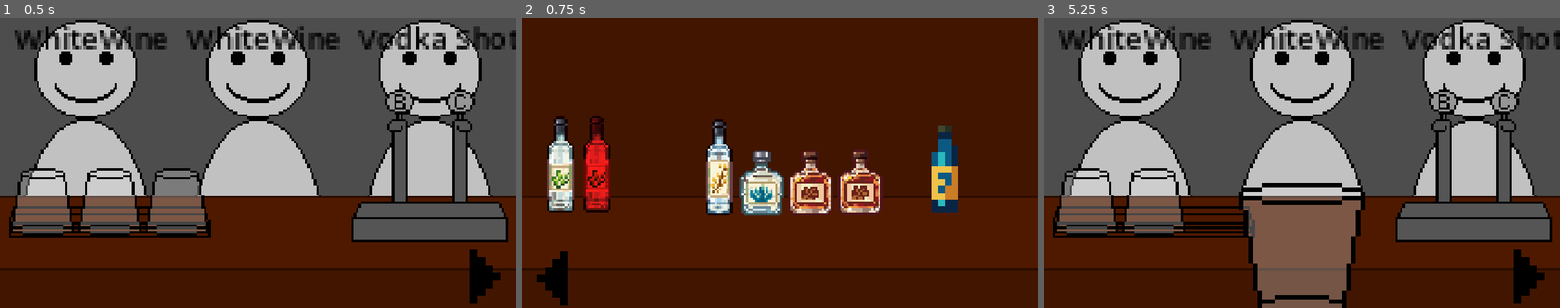
Above: before the commit, frames 1-3 (left to right).
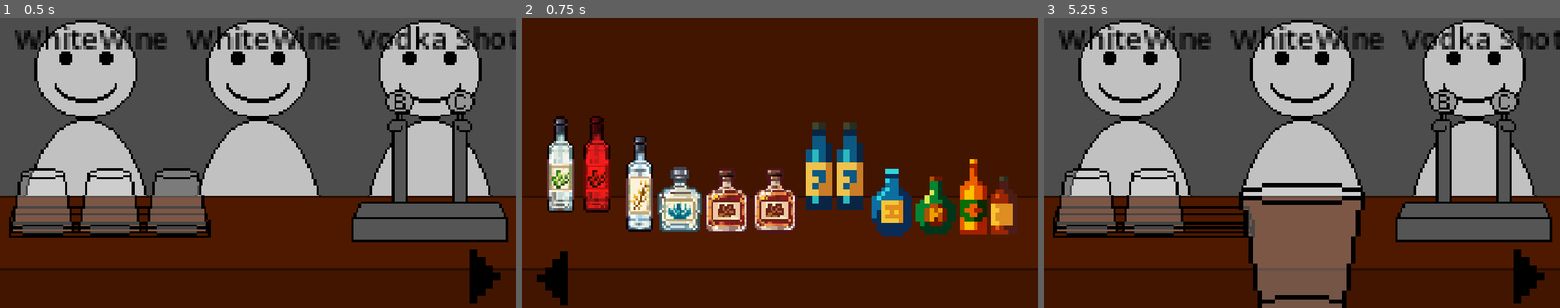
Above: after the commit, the same moments.

Repository: MJw0lf/ShiftGameJam
Game: Godot game, scene res://Scenes/test_scene.tscn
Two runs of this game, one before a commit and one after it. Both use one fixed random seed, a clock stepped at 60 frames per second and the inputs below. The project has no main scene, so this scene is started directly.
Inputs (mouse positions are in pixels of both pictures, inside the frame that each line leads up to):
- Up to frame 1 (0.5 s): no input
- Up to frame 2 (0.75 s): click (1007, 276) at 0.5 s
- Up to frame 3 (5.25 s): click (1074, 279) at 1.25 s; click (1529, 276) at 2 s; click (1074, 279) at 2.75 s; click (1529, 276) at 3.5 s; click (1074, 279) at 4.25 s; tap Enter (ui_accept) at 5 s; move the mouse to (1152, 203) at 5.02 s; click (1152, 203) at 5.1 s

Frame 1 is identical in both runs. In frame 2, 16% of the frame differs, in the area x 20-96%, y 34-76%; in frame 3, nothing differs.

Commit message:
Alcohol and mixers all added

Diff:
--- /dev/null
+++ b/Objects/Alcohol/cola.tscn
@@ -0,0 +1,41 @@
+[gd_scene format=3 uid="uid://dpi08wougng0e"]
+
+[ext_resource type="Texture2D" uid="uid://pfekhb4w7uec" path="res://Textures/Placeholder/Alcohol/Liquor Bottle 7.png" id="1_jbi30"]
+[ext_resource type="Script" uid="uid://05y2kjasjnnx" path="res://Scripts/alcohol_controller.gd" id="2_op5am"]
+
+[sub_resource type="RectangleShape2D" id="RectangleShape2D_733rx"]
+size = Vector2(6.000001, 13.000002)
+
+[node name="Cola" type="Sprite2D" unique_id=976820995]
+texture = ExtResource("1_jbi30")
+script = ExtResource("2_op5am")
+alcohol_name = "Cola"
+
+[node name="Area2D" type="Area2D" parent="." unique_id=1570791893]
+
+[node name="CollisionShape2D" type="CollisionShape2D" parent="Area2D" unique_id=1224046382]
+position = Vector2(-1.4210855e-14, -5.9604645e-08)
+scale = Vector2(0.9999998, 0.9999998)
+shape = SubResource("RectangleShape2D_733rx")
+
+[node name="Label" type="Label" parent="." unique_id=237906558]
+visible = false
+z_index = 1
+anchors_preset = -1
+anchor_left = 0.51600003
+anchor_top = 0.14600001
+anchor_right = 0.51600003
+anchor_bottom = 0.14600001
+offset_left = -27.064
+offset_top = -13.898
+offset_right = 25.936
+offset_bottom = 0.10199988
+offset_transform_enabled = true
+offset_transform_position = Vector2(-53, -44)
+theme_override_font_sizes/font_size = 30
+text = "WhiteWine"
+horizontal_alignment = 1
+metadata/_edit_use_anchors_ = true
+
+[connection signal="mouse_entered" from="Area2D" to="." method="_on_mouse_entered"]
+[connection signal="mouse_exited" from="Area2D" to="." method="_on_mouse_exited"]
--- a/Objects/Alcohol/gin.tscn
+++ b/Objects/Alcohol/gin.tscn
@@ -18,7 +18,9 @@
 scale = Vector2(0.9999998, 0.9999998)
 shape = SubResource("RectangleShape2D_3u7ij")
 
-[node name="Label" type="Label" parent="." unique_id=1183174169]
+[node name="Label" type="Label" parent="." unique_id=2107386376]
+visible = false
+z_index = 1
 anchors_preset = -1
 anchor_left = 0.51600003
 anchor_top = 0.14600001
@@ -30,7 +32,7 @@
 offset_bottom = 0.10199988
 offset_transform_enabled = true
 offset_transform_position = Vector2(-53, -44)
-theme_override_font_sizes/font_size = 20
+theme_override_font_sizes/font_size = 30
 text = "WhiteWine"
 horizontal_alignment = 1
 metadata/_edit_use_anchors_ = true
--- /dev/null
+++ b/Objects/Alcohol/lemon_juice.tscn
@@ -0,0 +1,41 @@
+[gd_scene format=3 uid="uid://dfn4rmvwi8rny"]
+
+[ext_resource type="Texture2D" uid="uid://bspdemsdgin1d" path="res://Textures/Placeholder/Alcohol/Liquor Bottle 1.png" id="1_tfeka"]
+[ext_resource type="Script" uid="uid://05y2kjasjnnx" path="res://Scripts/alcohol_controller.gd" id="2_mt2un"]
+
+[sub_resource type="RectangleShape2D" id="RectangleShape2D_xsw8f"]
+size = Vector2(9.000001, 15.000002)
+
+[node name="LemonJuice" type="Sprite2D" unique_id=976820995]
+texture = ExtResource("1_tfeka")
+script = ExtResource("2_mt2un")
+alcohol_name = "LemonJuice"
+
+[node name="Area2D" type="Area2D" parent="." unique_id=1570791893]
+
+[node name="CollisionShape2D" type="CollisionShape2D" parent="Area2D" unique_id=1224046382]
+position = Vector2(-5.9604645e-08, -5.9604645e-08)
+scale = Vector2(0.9999998, 0.9999998)
+shape = SubResource("RectangleShape2D_xsw8f")
+
+[node name="Label" type="Label" parent="." unique_id=237906558]
+visible = false
+z_index = 1
+anchors_preset = -1
+anchor_left = 0.51600003
+anchor_top = 0.14600001
+anchor_right = 0.51600003
+anchor_bottom = 0.14600001
+offset_left = -27.064
+offset_top = -13.898
+offset_right = 25.936
+offset_bottom = 0.10199988
+offset_transform_enabled = true
+offset_transform_position = Vector2(-53, -44)
+theme_override_font_sizes/font_size = 30
+text = "WhiteWine"
+horizontal_alignment = 1
+metadata/_edit_use_anchors_ = true
+
+[connection signal="mouse_entered" from="Area2D" to="." method="_on_mouse_entered"]
+[connection signal="mouse_exited" from="Area2D" to="." method="_on_mouse_exited"]
--- /dev/null
+++ b/Objects/Alcohol/lime_juice.tscn
@@ -0,0 +1,41 @@
+[gd_scene format=3 uid="uid://clj1n4h1h5jn3"]
+
+[ext_resource type="Texture2D" uid="uid://mfos8ot2its4" path="res://Textures/Placeholder/Alcohol/Liquor Bottle 4.png" id="1_7td6e"]
+[ext_resource type="Script" uid="uid://05y2kjasjnnx" path="res://Scripts/alcohol_controller.gd" id="2_iudgu"]
+
+[sub_resource type="RectangleShape2D" id="RectangleShape2D_dodwc"]
+size = Vector2(9.000002, 13.000001)
+
+[node name="LimeJuice" type="Sprite2D" unique_id=976820995]
+texture = ExtResource("1_7td6e")
+script = ExtResource("2_iudgu")
+alcohol_name = "LimeJuice"
+
+[node name="Area2D" type="Area2D" parent="." unique_id=1570791893]
+
+[node name="CollisionShape2D" type="CollisionShape2D" parent="Area2D" unique_id=1224046382]
+position = Vector2(6.3108872e-30, 2.9802322e-08)
+scale = Vector2(0.9999998, 0.9999998)
+shape = SubResource("RectangleShape2D_dodwc")
+
+[node name="Label" type="Label" parent="." unique_id=237906558]
+visible = false
+z_index = 1
+anchors_preset = -1
+anchor_left = 0.51600003
+anchor_top = 0.14600001
+anchor_right = 0.51600003
+anchor_bottom = 0.14600001
+offset_left = -27.064
+offset_top = -13.898
+offset_right = 25.936
+offset_bottom = 0.10199988
+offset_transform_enabled = true
+offset_transform_position = Vector2(-53, -44)
+theme_override_font_sizes/font_size = 30
+text = "WhiteWine"
+horizontal_alignment = 1
+metadata/_edit_use_anchors_ = true
+
+[connection signal="mouse_entered" from="Area2D" to="." method="_on_mouse_entered"]
+[connection signal="mouse_exited" from="Area2D" to="." method="_on_mouse_exited"]
--- /dev/null
+++ b/Objects/Alcohol/orange_juice.tscn
@@ -0,0 +1,41 @@
+[gd_scene format=3 uid="uid://br5ue2001m7qj"]
+
+[ext_resource type="Texture2D" uid="uid://bioj8yg8gukj2" path="res://Textures/Placeholder/Alcohol/Liquor Bottle 13.png" id="1_f2i3h"]
+[ext_resource type="Script" uid="uid://05y2kjasjnnx" path="res://Scripts/alcohol_controller.gd" id="2_47pch"]
+
+[sub_resource type="RectangleShape2D" id="RectangleShape2D_db3my"]
+size = Vector2(6.000001, 17.000002)
+
+[node name="OrangeJuice" type="Sprite2D" unique_id=976820995]
+texture = ExtResource("1_f2i3h")
+script = ExtResource("2_47pch")
+alcohol_name = "OrangeJuice"
+
+[node name="Area2D" type="Area2D" parent="." unique_id=1570791893]
+
+[node name="CollisionShape2D" type="CollisionShape2D" parent="Area2D" unique_id=1224046382]
+position = Vector2(-1.4210855e-14, -5.9604645e-08)
+scale = Vector2(0.9999998, 0.9999998)
+shape = SubResource("RectangleShape2D_db3my")
+
+[node name="Label" type="Label" parent="." unique_id=237906558]
+visible = false
+z_index = 1
+anchors_preset = -1
+anchor_left = 0.51600003
+anchor_top = 0.14600001
+anchor_right = 0.51600003
+anchor_bottom = 0.14600001
+offset_left = -27.064
+offset_top = -13.898
+offset_right = 25.936
+offset_bottom = 0.10199988
+offset_transform_enabled = true
+offset_transform_position = Vector2(-53, -44)
+theme_override_font_sizes/font_size = 30
+text = "WhiteWine"
+horizontal_alignment = 1
+metadata/_edit_use_anchors_ = true
+
+[connection signal="mouse_entered" from="Area2D" to="." method="_on_mouse_entered"]
+[connection signal="mouse_exited" from="Area2D" to="." method="_on_mouse_exited"]
--- a/Objects/Alcohol/red_wine.tscn
+++ b/Objects/Alcohol/red_wine.tscn
@@ -19,7 +19,9 @@
 scale = Vector2(0.9999998, 0.9999998)
 shape = SubResource("RectangleShape2D_j67if")
 
-[node name="Label" type="Label" parent="." unique_id=795932408]
+[node name="Label" type="Label" parent="." unique_id=456552845]
+visible = false
+z_index = 1
 anchors_preset = -1
 anchor_left = 0.51600003
 anchor_top = 0.14600001
@@ -31,7 +33,7 @@
 offset_bottom = 0.10199988
 offset_transform_enabled = true
 offset_transform_position = Vector2(-53, -44)
-theme_override_font_sizes/font_size = 20
+theme_override_font_sizes/font_size = 30
 text = "WhiteWine"
 horizontal_alignment = 1
 metadata/_edit_use_anchors_ = true
--- a/Objects/Alcohol/rum.tscn
+++ b/Objects/Alcohol/rum.tscn
@@ -18,7 +18,9 @@
 scale = Vector2(0.9999998, 0.9999998)
 shape = SubResource("RectangleShape2D_3u7ij")
 
-[node name="Label" type="Label" parent="." unique_id=259202087]
+[node name="Label" type="Label" parent="." unique_id=1379434877]
+visible = false
+z_index = 1
 anchors_preset = -1
 anchor_left = 0.51600003
 anchor_top = 0.14600001
@@ -30,7 +32,7 @@
 offset_bottom = 0.10199988
 offset_transform_enabled = true
 offset_transform_position = Vector2(-53, -44)
-theme_override_font_sizes/font_size = 20
+theme_override_font_sizes/font_size = 30
 text = "WhiteWine"
 horizontal_alignment = 1
 metadata/_edit_use_anchors_ = true
--- a/Objects/Alcohol/soda_water.tscn
+++ b/Objects/Alcohol/soda_water.tscn
@@ -4,7 +4,7 @@
 [ext_resource type="Script" uid="uid://05y2kjasjnnx" path="res://Scripts/alcohol_controller.gd" id="2_rg4st"]
 
 [sub_resource type="RectangleShape2D" id="RectangleShape2D_hqd6v"]
-size = Vector2(4.0000005, 14.000002)
+size = Vector2(4.0000005, 13.000002)
 
 [node name="SodaWater" type="Sprite2D" unique_id=976820995]
 texture = ExtResource("1_hqd6v")
@@ -14,11 +14,13 @@
 [node name="Area2D" type="Area2D" parent="." unique_id=1570791893]
 
 [node name="CollisionShape2D" type="CollisionShape2D" parent="Area2D" unique_id=1224046382]
-position = Vector2(-2.3841858e-07, -2.3841858e-07)
+position = Vector2(4.7683716e-07, 5.9604645e-08)
 scale = Vector2(0.9999998, 0.9999998)
 shape = SubResource("RectangleShape2D_hqd6v")
 
-[node name="Label" type="Label" parent="." unique_id=1054691419]
+[node name="Label" type="Label" parent="." unique_id=237906558]
+visible = false
+z_index = 1
 anchors_preset = -1
 anchor_left = 0.51600003
 anchor_top = 0.14600001
@@ -30,7 +32,7 @@
 offset_bottom = 0.10199988
 offset_transform_enabled = true
 offset_transform_position = Vector2(-53, -44)
-theme_override_font_sizes/font_size = 20
+theme_override_font_sizes/font_size = 30
 text = "WhiteWine"
 horizontal_alignment = 1
 metadata/_edit_use_anchors_ = true
--- a/Objects/Alcohol/tequila.tscn
+++ b/Objects/Alcohol/tequila.tscn
@@ -18,7 +18,9 @@
 scale = Vector2(0.9999998, 0.9999998)
 shape = SubResource("RectangleShape2D_3u7ij")
 
-[node name="Label" type="Label" parent="." unique_id=2003494521]
+[node name="Label" type="Label" parent="." unique_id=941608243]
+visible = false
+z_index = 1
 anchors_preset = -1
 anchor_left = 0.51600003
 anchor_top = 0.14600001
@@ -30,7 +32,7 @@
 offset_bottom = 0.10199988
 offset_transform_enabled = true
 offset_transform_position = Vector2(-53, -44)
-theme_override_font_sizes/font_size = 20
+theme_override_font_sizes/font_size = 30
 text = "WhiteWine"
 horizontal_alignment = 1
 metadata/_edit_use_anchors_ = true
--- /dev/null
+++ b/Objects/Alcohol/tonic_water.tscn
@@ -0,0 +1,41 @@
+[gd_scene format=3 uid="uid://bdgis57ae35cn"]
+
+[ext_resource type="Texture2D" uid="uid://dybdeyw82kb6k" path="res://Textures/Placeholder/Alcohol/Liquor Bottle 10.png" id="1_dodwc"]
+[ext_resource type="Script" uid="uid://05y2kjasjnnx" path="res://Scripts/alcohol_controller.gd" id="2_p4rpt"]
+
+[sub_resource type="RectangleShape2D" id="RectangleShape2D_hqd6v"]
+size = Vector2(4.0000005, 13.000002)
+
+[node name="TonicWater" type="Sprite2D" unique_id=976820995]
+texture = ExtResource("1_dodwc")
+script = ExtResource("2_p4rpt")
+alcohol_name = "TonicWater"
+
+[node name="Area2D" type="Area2D" parent="." unique_id=1570791893]
+
+[node name="CollisionShape2D" type="CollisionShape2D" parent="Area2D" unique_id=1224046382]
+position = Vector2(-1.4210855e-14, 2.9802322e-08)
+scale = Vector2(0.9999998, 0.9999998)
+shape = SubResource("RectangleShape2D_hqd6v")
+
+[node name="Label" type="Label" parent="." unique_id=237906558]
+visible = false
+z_index = 1
+anchors_preset = -1
+anchor_left = 0.51600003
+anchor_top = 0.14600001
+anchor_right = 0.51600003
+anchor_bottom = 0.14600001
+offset_left = -27.064
+offset_top = -13.898
+offset_right = 25.936
+offset_bottom = 0.10199988
+offset_transform_enabled = true
+offset_transform_position = Vector2(-53, -44)
+theme_override_font_sizes/font_size = 30
+text = "WhiteWine"
+horizontal_alignment = 1
+metadata/_edit_use_anchors_ = true
+
+[connection signal="mouse_entered" from="Area2D" to="." method="_on_mouse_entered"]
+[connection signal="mouse_exited" from="Area2D" to="." method="_on_mouse_exited"]
--- a/Objects/Alcohol/vodka.tscn
+++ b/Objects/Alcohol/vodka.tscn
@@ -18,7 +18,9 @@
 scale = Vector2(0.9999998, 0.9999998)
 shape = SubResource("RectangleShape2D_xe4pd")
 
-[node name="Label" type="Label" parent="." unique_id=895923063]
+[node name="Label" type="Label" parent="." unique_id=872200409]
+visible = false
+z_index = 1
 anchors_preset = -1
 anchor_left = 0.51600003
 anchor_top = 0.14600001
@@ -30,7 +32,7 @@
 offset_bottom = 0.10199988
 offset_transform_enabled = true
 offset_transform_position = Vector2(-53, -44)
-theme_override_font_sizes/font_size = 20
+theme_override_font_sizes/font_size = 30
 text = "WhiteWine"
 horizontal_alignment = 1
 metadata/_edit_use_anchors_ = true
--- a/Objects/Alcohol/white_wine.tscn
+++ b/Objects/Alcohol/white_wine.tscn
@@ -19,6 +19,8 @@
 shape = SubResource("RectangleShape2D_nk0g4")
 
 [node name="Label" type="Label" parent="." unique_id=56781794]
+visible = false
+z_index = 1
 anchors_preset = -1
 anchor_left = 0.51600003
 anchor_top = 0.14600001
@@ -30,7 +32,7 @@
 offset_bottom = 0.10199988
 offset_transform_enabled = true
 offset_transform_position = Vector2(-53, -44)
-theme_override_font_sizes/font_size = 20
+theme_override_font_sizes/font_size = 30
 text = "WhiteWine"
 horizontal_alignment = 1
 metadata/_edit_use_anchors_ = true
--- a/Scenes/test_scene.tscn
+++ b/Scenes/test_scene.tscn
@@ -14,6 +14,11 @@
 [ext_resource type="PackedScene" uid="uid://cf4dr6g4hmu0v" path="res://Objects/Alcohol/rum.tscn" id="12_4blnk"]
 [ext_resource type="PackedScene" uid="uid://bb76suaf44e63" path="res://Objects/Alcohol/tequila.tscn" id="13_tnimv"]
 [ext_resource type="PackedScene" uid="uid://cew00rcfkvj2s" path="res://Objects/Alcohol/soda_water.tscn" id="14_tnimv"]
+[ext_resource type="PackedScene" uid="uid://dfn4rmvwi8rny" path="res://Objects/Alcohol/lemon_juice.tscn" id="15_i0miu"]
+[ext_resource type="PackedScene" uid="uid://clj1n4h1h5jn3" path="res://Objects/Alcohol/lime_juice.tscn" id="16_6bfml"]
+[ext_resource type="PackedScene" uid="uid://br5ue2001m7qj" path="res://Objects/Alcohol/orange_juice.tscn" id="17_0g4ye"]
+[ext_resource type="PackedScene" uid="uid://bdgis57ae35cn" path="res://Objects/Alcohol/tonic_water.tscn" id="18_soh27"]
+[ext_resource type="PackedScene" uid="uid://dpi08wougng0e" path="res://Objects/Alcohol/cola.tscn" id="19_6bfml"]
 
 [node name="TestScene" type="Node2D" unique_id=1980446807]
 script = ExtResource("1_hb2xm")
@@ -85,24 +90,44 @@
 scale = Vector2(5, 5)
 
 [node name="Vodka" parent="." unique_id=976820995 instance=ExtResource("10_yglu3")]
-position = Vector2(1592, 331.00003)
+position = Vector2(1415, 368.00003)
 scale = Vector2(5, 5)
 
 [node name="Gin" parent="." unique_id=1560322455 instance=ExtResource("11_bwjpn")]
-position = Vector2(1687.0001, 371.00003)
+position = Vector2(1504, 409.00003)
 scale = Vector2(5, 5)
 
 [node name="Rum" parent="." unique_id=1172441223 instance=ExtResource("12_4blnk")]
-position = Vector2(1796.0001, 371.00003)
+position = Vector2(1609, 411.00003)
 scale = Vector2(5, 5)
 
 [node name="Tequila" parent="." unique_id=1264578827 instance=ExtResource("13_tnimv")]
-position = Vector2(1907, 370)
+position = Vector2(1717.0001, 410)
 scale = Vector2(5, 5)
 
 [node name="SodaWater" parent="." unique_id=2124837610 instance=ExtResource("14_tnimv")]
-position = Vector2(2096.0002, 338.00003)
+position = Vector2(1815, 331)
 scale = Vector2(15, 15)
+
+[node name="LemonJuice" parent="." unique_id=694937599 instance=ExtResource("15_i0miu")]
+position = Vector2(1978.0001, 413)
+scale = Vector2(10, 10)
+
+[node name="LimeJuice" parent="." unique_id=825136650 instance=ExtResource("16_6bfml")]
+position = Vector2(2076, 420)
+scale = Vector2(10, 10)
+
+[node name="OrangeJuice" parent="." unique_id=378351114 instance=ExtResource("17_0g4ye")]
+position = Vector2(2160.0002, 400)
+scale = Vector2(10, 10)
+
+[node name="TonicWater" parent="." unique_id=17050293 instance=ExtResource("18_soh27")]
+position = Vector2(1884.0001, 331.00003)
+scale = Vector2(15, 15)
+
+[node name="Cola" parent="." unique_id=1517502858 instance=ExtResource("19_6bfml")]
+position = Vector2(2228, 419.00003)
+scale = Vector2(10, 10)
 
 [connection signal="pressed" from="Camera2D/UI/GoRight" to="Camera2D/UI" method="_on_go_right_pressed"]
 [connection signal="pressed" from="Camera2D/UI/GoLeft" to="Camera2D/UI" method="_on_go_left_pressed"]
--- a/Scripts/alcohol_controller.gd
+++ b/Scripts/alcohol_controller.gd
@@ -16,7 +16,8 @@
 	scene_manager = get_parent()
 	name_label.visible = false
 	name_label.scale = Vector2.ONE/scale
-	name_label.global_position = global_position+Vector2(0, -50)
+	name_label.offset_transform_position = Vector2(-name_label.size/2)
+	name_label.global_position = global_position+Vector2(0, -100)
 
 func _physics_process(delta: float) -> void:
 	if can_click and Input.is_action_just_pressed("click"):
